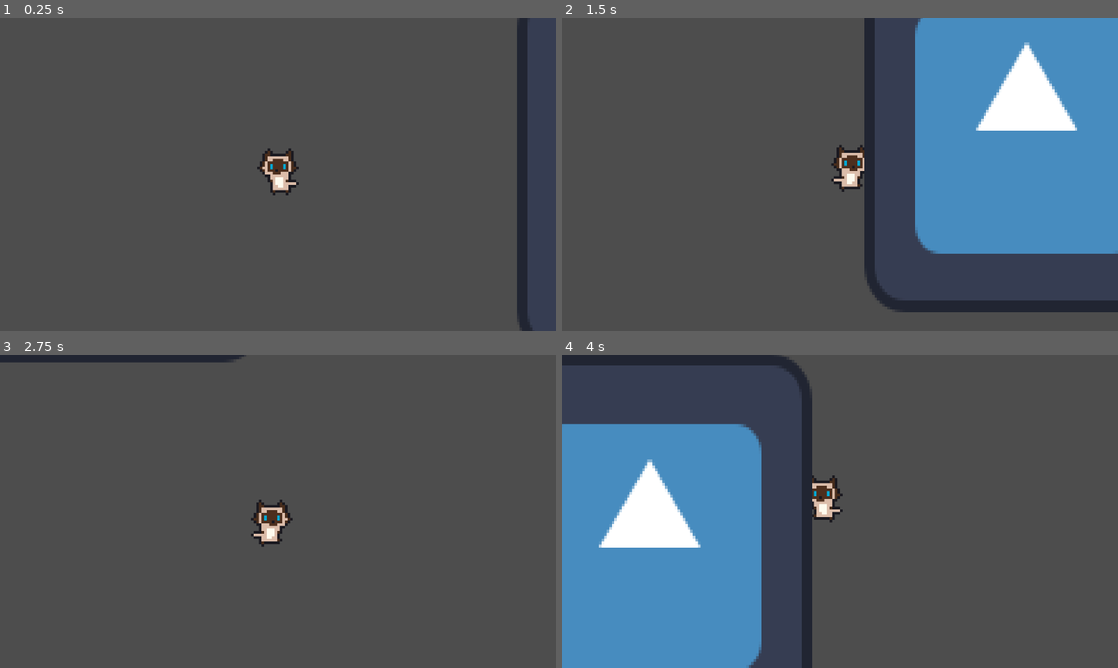
Above: before the commit, frames 1-4 (two rows, left to right).
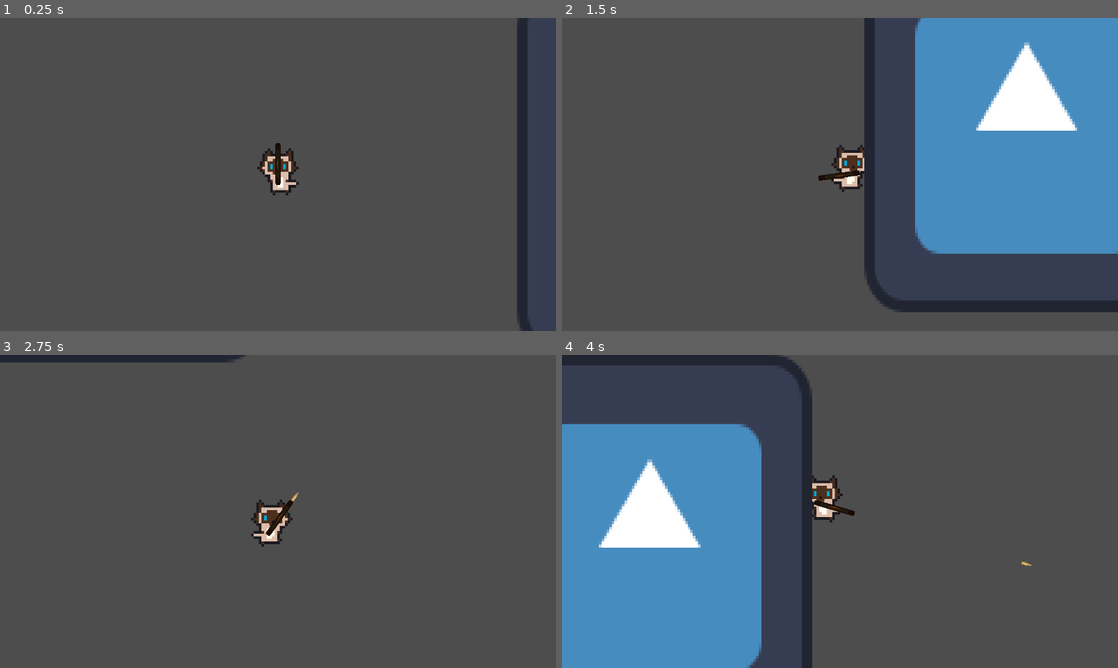
Above: after the commit, the same moments.

Repository: Nimajjj/APAWCALYPSE
Game: Godot game, scene res://scenes/game/game.tscn
Two runs of this game, one before a commit and one after it. Both use one fixed random seed, a clock stepped at 60 frames per second and the inputs below. The engine's default icon, where the game draws it, is replaced by a stand-in: a white triangle on a blue panel in a dark square.
Inputs (mouse positions are in pixels of both pictures, inside the frame that each line leads up to):
- Up to frame 1 (0.25 s): no input
- Up to frame 2 (1.5 s): tap Enter (key_cr) at 0.5 s; move the mouse to (962, 158) at 0.52 s; press the mouse at (962, 158) at 0.53 s; hold D (move_right) 0.53-1.28 s; move the mouse to (728, 190) at 1.27 s; release the mouse at (728, 190) at 1.28 s; hold S (move_down) from 1.28 s (still down); tap E (interact) at 1.35 s
- Up to frame 3 (2.75 s): click (166, 527) at 1.55 s; move the mouse to (333, 442) at 2.02 s; release S (move_down) at 2.03 s; press the mouse at (333, 442) at 2.03 s; hold D (move_right) from 2.03 s (still down); tap Enter (key_cr) at 2.1 s
- Up to frame 4 (4 s): move the mouse to (812, 574) at 2.77 s; release D (move_right) at 2.78 s; release the mouse at (812, 574) at 2.78 s; hold W (move_up) 2.78-3.53 s; click (812, 574) at 2.85 s; move the mouse to (1006, 558) at 3.52 s; press the mouse at (1006, 558) at 3.53 s; hold A (move_left) from 3.53 s (still down)

The runs differ from the first frame. In frame 1, 0.1% of the frame differs, in the area x 49-51%, y 40-54%; in frame 2, 0.1%; in frame 3, 0.1%, in the area x 47-54%, y 43-58%; in frame 4, 0.1%.

Commit message:
feat(weapon): Add IWeapon, IBullet and debug model of both

Diff:
--- /dev/null
+++ b/scenes/bullet/debug_bullet.tscn
@@ -0,0 +1,22 @@
+[gd_scene load_steps=5 format=3 uid="uid://cyj1hjipsxiys"]
+
+[ext_resource type="PackedScene" uid="uid://dky1x2jibxbqs" path="res://scenes/bullet/i_bullet.tscn" id="1_ngq5l"]
+[ext_resource type="Texture2D" uid="uid://0fq8fv221kr4" path="res://assets/sprites/bullet-ak.png" id="2_83wea"]
+[ext_resource type="Script" path="res://scripts/bullet/debug_bullet.gd" id="2_xyhll"]
+
+[sub_resource type="RectangleShape2D" id="RectangleShape2D_mrjoj"]
+size = Vector2(4, 2)
+
+[node name="DebugBullet" instance=ExtResource("1_ngq5l")]
+script = ExtResource("2_xyhll")
+speed = 1000
+
+[node name="Sprite2D" parent="." index="0"]
+position = Vector2(2, 0)
+scale = Vector2(0.15, 0.15)
+texture = ExtResource("2_83wea")
+flip_h = true
+
+[node name="CollisionShape2D" parent="." index="1"]
+position = Vector2(2, 0)
+shape = SubResource("RectangleShape2D_mrjoj")
--- /dev/null
+++ b/scenes/bullet/i_bullet.tscn
@@ -0,0 +1,7 @@
+[gd_scene format=3 uid="uid://dky1x2jibxbqs"]
+
+[node name="IBullet" type="Area2D"]
+
+[node name="Sprite2D" type="Sprite2D" parent="."]
+
+[node name="CollisionShape2D" type="CollisionShape2D" parent="."]
--- a/scenes/player/candy.tscn
+++ b/scenes/player/candy.tscn
@@ -1,7 +1,8 @@
-[gd_scene load_steps=10 format=3 uid="uid://8qw2v8kiijkl"]
+[gd_scene load_steps=11 format=3 uid="uid://8qw2v8kiijkl"]
 
 [ext_resource type="PackedScene" uid="uid://7vehn306bqp1" path="res://scenes/player/i_player.tscn" id="1_si3mp"]
 [ext_resource type="Script" path="res://scripts/player/candy.gd" id="2_kx331"]
+[ext_resource type="PackedScene" uid="uid://byhp1673t6x5d" path="res://scenes/weapon/debug_weapon.tscn" id="3_2rbss"]
 [ext_resource type="Texture2D" uid="uid://cru7lgeg18wv2" path="res://assets/sprites/siamese.png" id="3_qc45q"]
 
 [sub_resource type="CapsuleShape2D" id="CapsuleShape2D_c3kcp"]
@@ -73,6 +74,7 @@
 speed = 200.0
 acceleration = 0.3
 friction = 0.1
+weapon = ExtResource("3_2rbss")
 
 [node name="Hitbox" parent="." index="0"]
 position = Vector2(1, 7)
--- a/scenes/weapon/bullet.tscn
+++ /dev/null
@@ -1,23 +0,0 @@
-[gd_scene load_steps=4 format=3 uid="uid://dh1f3tpjnvjt8"]
-
-[ext_resource type="Script" path="res://scripts/weapon/bullet.gd" id="1_cmsd6"]
-[ext_resource type="Texture2D" uid="uid://0fq8fv221kr4" path="res://assets/sprites/bullet-ak.png" id="1_qt0tg"]
-
-[sub_resource type="RectangleShape2D" id="RectangleShape2D_k5hrq"]
-size = Vector2(2.69531, 0.98213)
-
-[node name="Bullet" type="Area2D"]
-script = ExtResource("1_cmsd6")
-
-[node name="Sprites" type="Node2D" parent="."]
-
-[node name="Skin" type="Sprite2D" parent="Sprites"]
-texture_filter = 1
-position = Vector2(1.30469, -0.09375)
-scale = Vector2(0.1, 0.1)
-texture = ExtResource("1_qt0tg")
-flip_h = true
-
-[node name="HitBox" type="CollisionShape2D" parent="."]
-position = Vector2(1.34375, -0.0078125)
-shape = SubResource("RectangleShape2D_k5hrq")
--- /dev/null
+++ b/scenes/weapon/debug_weapon.tscn
@@ -0,0 +1,28 @@
+[gd_scene load_steps=5 format=3 uid="uid://byhp1673t6x5d"]
+
+[ext_resource type="PackedScene" uid="uid://cx15vvox6qa4r" path="res://scenes/weapon/i_weapon.tscn" id="1_wrlkm"]
+[ext_resource type="Script" path="res://scripts/weapon/debug_weapon.gd" id="2_x5r60"]
+[ext_resource type="Texture2D" uid="uid://c23frqu1jeku" path="res://assets/sprites/icon.svg" id="2_xnt04"]
+[ext_resource type="PackedScene" uid="uid://cyj1hjipsxiys" path="res://scenes/bullet/debug_bullet.tscn" id="3_5kbau"]
+
+[node name="DebugWeapon" instance=ExtResource("1_wrlkm")]
+script = ExtResource("2_x5r60")
+weapon_name = "DebugWeapon"
+accuracy = 100
+damage = 100
+weapon_range = 2
+fire_rate = 10
+bullet_stock = 100
+max_bullet_stock = 100
+current_mag = 100
+mag_capacity = 100
+BulletScene = ExtResource("3_5kbau")
+
+[node name="WeaponEnd" parent="." index="0"]
+position = Vector2(13, 0)
+
+[node name="Sprite2D" parent="." index="1"]
+modulate = Color(0.478431, 0.196078, 0.0666667, 1)
+position = Vector2(5, 0)
+scale = Vector2(0.125, 0.015625)
+texture = ExtResource("2_xnt04")
--- a/scenes/weapon/fabric_weapon.tscn
+++ /dev/null
@@ -1,19 +0,0 @@
-[gd_scene load_steps=2 format=3 uid="uid://70xqbxdi183x"]
-
-[sub_resource type="GDScript" id="GDScript_p4475"]
-script/source = "extends Node2D
-
-var weapon: Array[IWeapon] = []
-
-var weapon_scene: PackedScene = preload(\"res://scenes/weapon/weapon.tscn\");
-
-
-func create_weapon(weapon_name: String) -> Weapon:
-	var weapon: Weapon = weapon_scene.instantiate()
-	weapon.name = weapon_name
-	add_child(weapon)
-	return weapon;
-"
-
-[node name="FabricWeapon" type="Node2D"]
-script = SubResource("GDScript_p4475")
--- a/scenes/weapon/i_weapon.tscn
+++ b/scenes/weapon/i_weapon.tscn
@@ -1,6 +1,7 @@
-[gd_scene load_steps=2 format=3 uid="uid://xwx3x8648qem"]
-
-[ext_resource type="Script" path="res://scripts/weapon/i_weapon.gd" id="1_jv0k1"]
+[gd_scene format=3 uid="uid://cx15vvox6qa4r"]
 
 [node name="IWeapon" type="Node2D"]
-script = ExtResource("1_jv0k1")
+
+[node name="WeaponEnd" type="Node2D" parent="."]
+
+[node name="Sprite2D" type="Sprite2D" parent="."]
--- a/scenes/weapon/weapon.tscn
+++ /dev/null
@@ -1,18 +0,0 @@
-[gd_scene load_steps=3 format=3 uid="uid://dtlxudnmue5lg"]
-
-[ext_resource type="Script" path="res://scripts/weapon/weapon.gd" id="1_4lm21"]
-[ext_resource type="Texture2D" uid="uid://bdn5lc3q4xr1g" path="res://assets/sprites/ak47.png" id="2_87s1e"]
-
-[node name="Weapon" type="Node2D"]
-script = ExtResource("1_4lm21")
-
-[node name="Sprites" type="Node2D" parent="."]
-position = Vector2(2.06472, 0)
-
-[node name="Skin" type="Sprite2D" parent="Sprites"]
-texture_filter = 1
-texture = ExtResource("2_87s1e")
-flip_h = true
-
-[node name="WeaponEnd" type="Node2D" parent="."]
-position = Vector2(12.0285, 0.5431)
--- /dev/null
+++ b/scripts/bullet/debug_bullet.gd
@@ -0,0 +1 @@
+extends IBullet
--- /dev/null
+++ b/scripts/bullet/i_bullet.gd
@@ -0,0 +1,32 @@
+class_name IBullet
+extends Area2D
+
+@export var speed: int
+
+var direction: Vector2
+var damage: int
+var life_time: float
+
+
+func _physics_process(delta):
+	position += direction * speed * delta
+
+
+func shoot(aim_position: Vector2) -> void:
+	direction = (aim_position - position).normalized()
+	rotation = direction.angle()
+
+	var _timer: Timer = Timer.new()
+	_timer.one_shot = true
+	_timer.wait_time = life_time
+	_timer.connect("timeout", Callable(func(): queue_free()))
+	add_child(_timer)
+	_timer.start()
+
+	connect("body_entered", Callable(func(body: Node): _on_Area2D_body_entered(body)))
+
+
+func _on_Area2D_body_entered(body: Node) -> void:
+	if body is IEnemy:
+		body.damage(damage)
+		queue_free()
--- a/scripts/player/i_player.gd
+++ b/scripts/player/i_player.gd
@@ -26,6 +26,11 @@
 @onready var AnimPlayer = $AnimationPlayer
 @onready var Camera = $Camera2D
 @onready var DownTimer = $DownTimer
+
+
+func _ready() -> void:
+	health = max_health
+	_spawn_default_weapon()
 
 
 func _physics_process(delta):
@@ -191,3 +196,9 @@
 	var mouse_pos = get_global_mouse_position()
 	Camera.offset.x = (mouse_pos.x - global_position.x) / (1280.0 / 125.0)
 	Camera.offset.y = (mouse_pos.y - global_position.y) / (720.0 / 125.0)
+
+
+func _spawn_default_weapon() -> void:
+	var weapon_instance = weapon.instantiate()
+	weapon_instance.position.y = 1
+	add_child(weapon_instance)
--- a/scripts/weapon/bullet.gd
+++ /dev/null
@@ -1,20 +0,0 @@
-class_name Bullet
-extends Node2D
-
-var direction: Vector2
-var speed:int = 1
-
-func _physics_process(delta):
-	position += direction * speed * delta #todo: direction should be center of player
-
-
-func shoot(aim_position: Vector2, bullet_speed: int) -> void:
-	speed = bullet_speed
-	direction = (aim_position - position).normalized();
-	rotation = direction.angle();
-
-
-#func _on_area_entered(area) -> void:
-#	if (area.get_parent().is_in_group("enemies")):
-#		area.take_damage(damage);
-#	queue_free();
--- /dev/null
+++ b/scripts/weapon/debug_weapon.gd
@@ -0,0 +1 @@
+extends IWeapon
--- a/scripts/weapon/i_weapon.gd
+++ b/scripts/weapon/i_weapon.gd
@@ -1,21 +1,59 @@
 class_name IWeapon
 extends Node2D
 
-var weapon_scene:PackedScene = preload("res://scenes/weapon/weapon.tscn")
+enum Weapon_Weight {LIGHT, MEDIUM, HEAVY}
+
+@export var weapon_name: String = ""
+@export var accuracy: int = 0
+@export var damage: int = 0
+@export var weapon_range: int = 0
+@export var spread: int = 0
+@export var fire_rate: int = 0
+@export var bullet_stock: int = 0
+@export var max_bullet_stock: int = 0
+@export var current_mag: int = 0
+@export var mag_capacity: int = 0
+@export var reload_time: int = 0
+@export var price: int = 0
+@export var weight: Weapon_Weight
+
+@export var secondary_weapon: IWeapon = null
+@export var BulletScene: PackedScene = null
+
+var actual_rate: int = 0
+
+@onready var WeaponEnd = $WeaponEnd
 
 
-# Called when the node enters the scene tree for the first time.
-func _ready():
-	pass # Replace with function body.
+func _process(delta):
+	look_at(get_global_mouse_position())
+	listen_shoot_input()
 
 
-# Called every frame. 'delta' is the elapsed time since the previous frame.
-func _process(_delta):
-	pass
+func has_secondary_weapon() -> bool:
+	return (secondary_weapon != null)
 
 
-func create_weapon(weapon_name: String) -> Weapon:
-	var weapon: Weapon = weapon_scene.instantiate()
-	weapon.name = weapon_name
-	add_child(weapon)
-	return weapon;
+func reload() -> void:
+	if current_mag < mag_capacity:
+		if bullet_stock > 0:
+			if bullet_stock >= mag_capacity:
+				bullet_stock -= mag_capacity
+				current_mag = mag_capacity
+			else:
+				current_mag = bullet_stock
+				bullet_stock = 0
+
+
+func listen_shoot_input() -> void:
+	if Input.is_action_pressed("shoot"):
+		if(actual_rate == fire_rate):
+			var _bullet: IBullet = BulletScene.instantiate()
+			_bullet.position = WeaponEnd.get_global_transform().origin
+			_bullet.damage = damage
+			_bullet.life_time = weapon_range
+
+			get_tree().get_root().add_child(_bullet)
+			_bullet.shoot(get_global_mouse_position())
+			actual_rate = 0
+		actual_rate += 1
--- a/scripts/weapon/weapon.gd
+++ /dev/null
@@ -1,66 +0,0 @@
-class_name Weapon
-extends Node2D
-
-enum Weapon_Weight {LIGHT, MEDIUM, HEAVY}
-
-var weapon_name: String
-
-var accuracy: int
-var damage: int
-var weapon_range: int
-var spread: int
-var fire_rate: int = 400
-var actual_rate: int = 0
-
-#var bullet_type: Bullet
-
-var bullet_stock: int
-var max_bullet_stock: int
-var current_mag: int = mag_capacity
-var mag_capacity: int
-var reload_time: int
-var bullet_speed: int = 300
-
-var price: int
-var weight: Weapon_Weight
-
-var secondary_weapon: Weapon = null
-
-var BulletScene = preload("res://scenes/weapon/bullet.tscn")
-
-@onready var WeaponEnd = $WeaponEnd
-
-func _process(_delta):
-	shoot()
-	look_at(get_global_mouse_position())
-
-func has_secondary_weapon() -> bool:
-	return (secondary_weapon != null)
-
-
-# /!\ Function must act on stock bullet
-func refill(amount: int):
-	if bullet_stock + amount <= max_bullet_stock:
-		bullet_stock += amount
-	else:
-		bullet_stock = mag_capacity
-
-
-func reload():
-	pass
-
-
-func secondary_shoot():
-	if has_secondary_weapon():
-		secondary_weapon.shoot()
-
-
-func shoot():
-	if Input.is_action_pressed("shoot"):
-		if(actual_rate == fire_rate):
-			var _bullet = BulletScene.instantiate()
-			_bullet.position = WeaponEnd.get_global_transform().origin
-			get_tree().get_root().add_child(_bullet)
-			_bullet.shoot(get_global_mouse_position(), bullet_speed)
-			actual_rate = 0
-		actual_rate += 1
